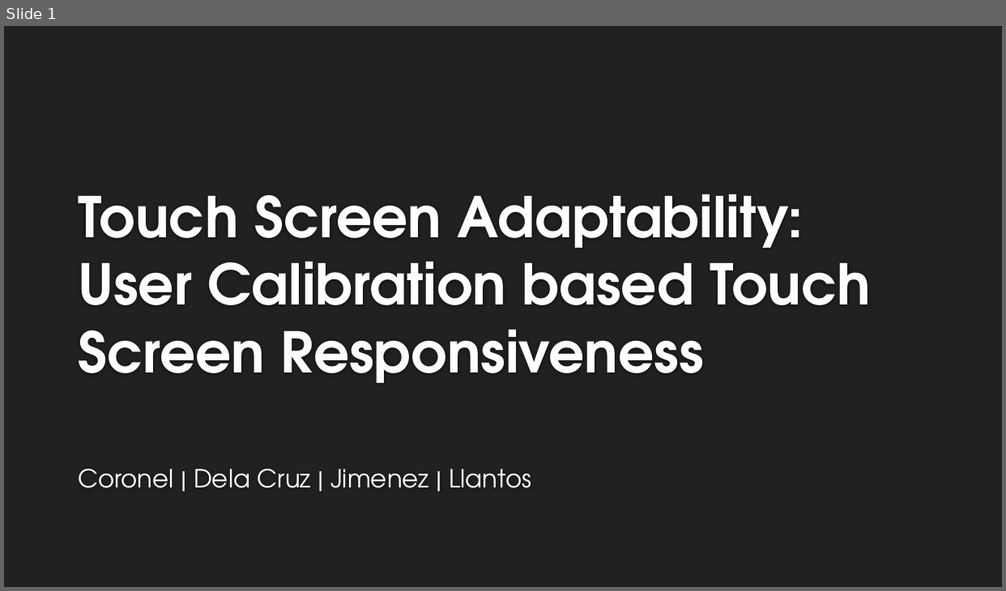
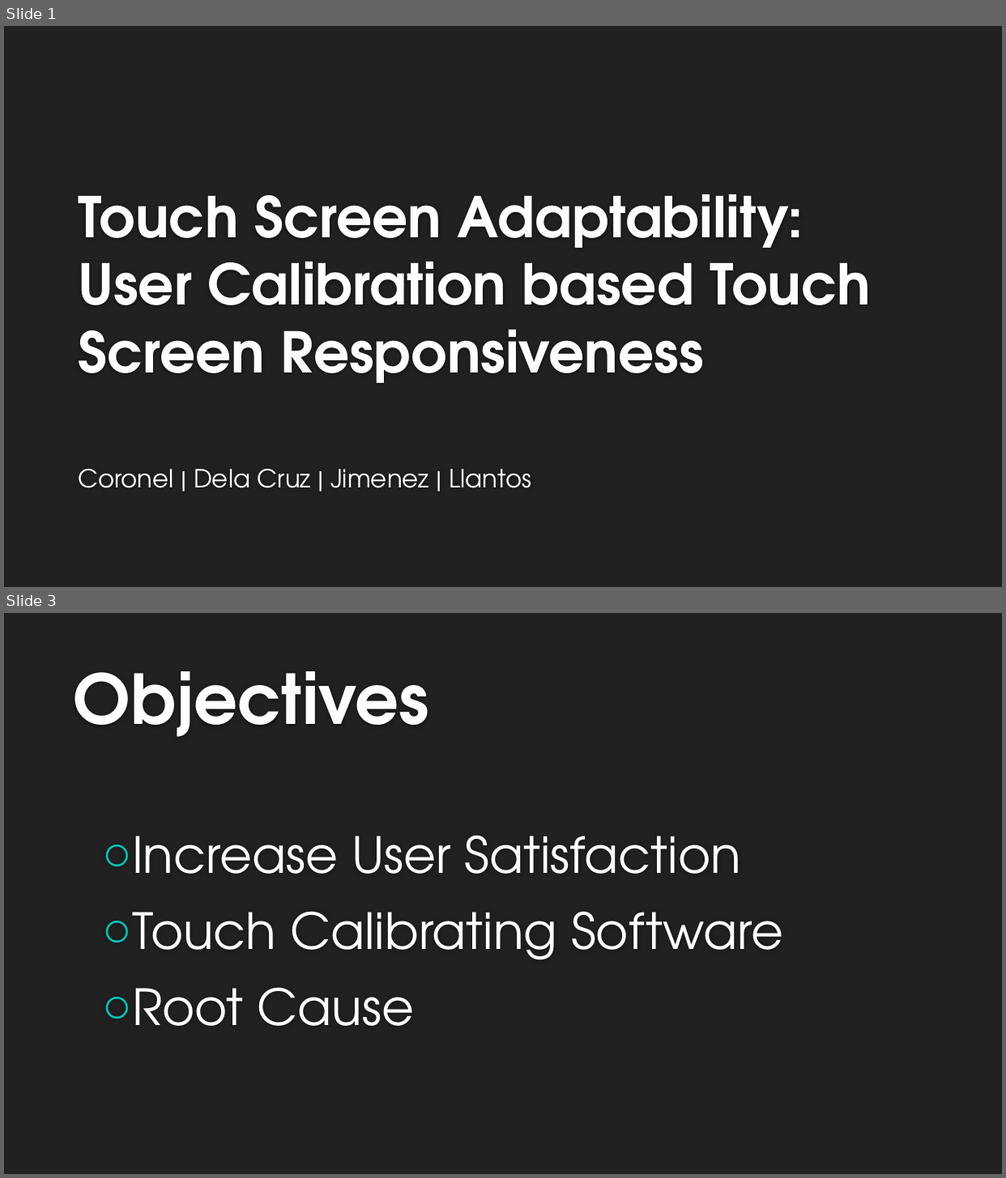
Before and after one commit to seans888/Thomas-n-Friends, a slide deck: Midterm-PPT.pptx. Shown one above the other, each under a label of ours: slide 1 before the commit, slides 1 and 3 after it; the slides between them are not shown. The pictures are 1006x591 and 1006x1178 pixels, drawn with LibreOffice and Linux fonts; fonts in the diff are those of the drawing; background and template pictures are left out. Boxes give left, top, right and bottom in pixels: in the first picture for what was removed or moved away, otherwise in the second. Text is boxed around its words. In the diff, an @@ line names an element or a change of style, - is before the commit and + after.

```diff
--- a/Midterm-PPT.pptx
+++ b/Midterm-PPT.pptx
@@ slide 3 added at <box>4,613,1002,1174</box>, background #212121 @@
@@ title added at <box>73,671,429,737</box>, 66 pt, text #FEFEFE, bold @@
+Objectives
@@ text added at <box>132,835,783,1026</box>, 48 pt, text #FFFFFF @@
+○ Increase User Satisfaction
+○ Touch Calibrating Software
+○ Root Cause
```
Also in this commit, not shown: 1 slide changed.
